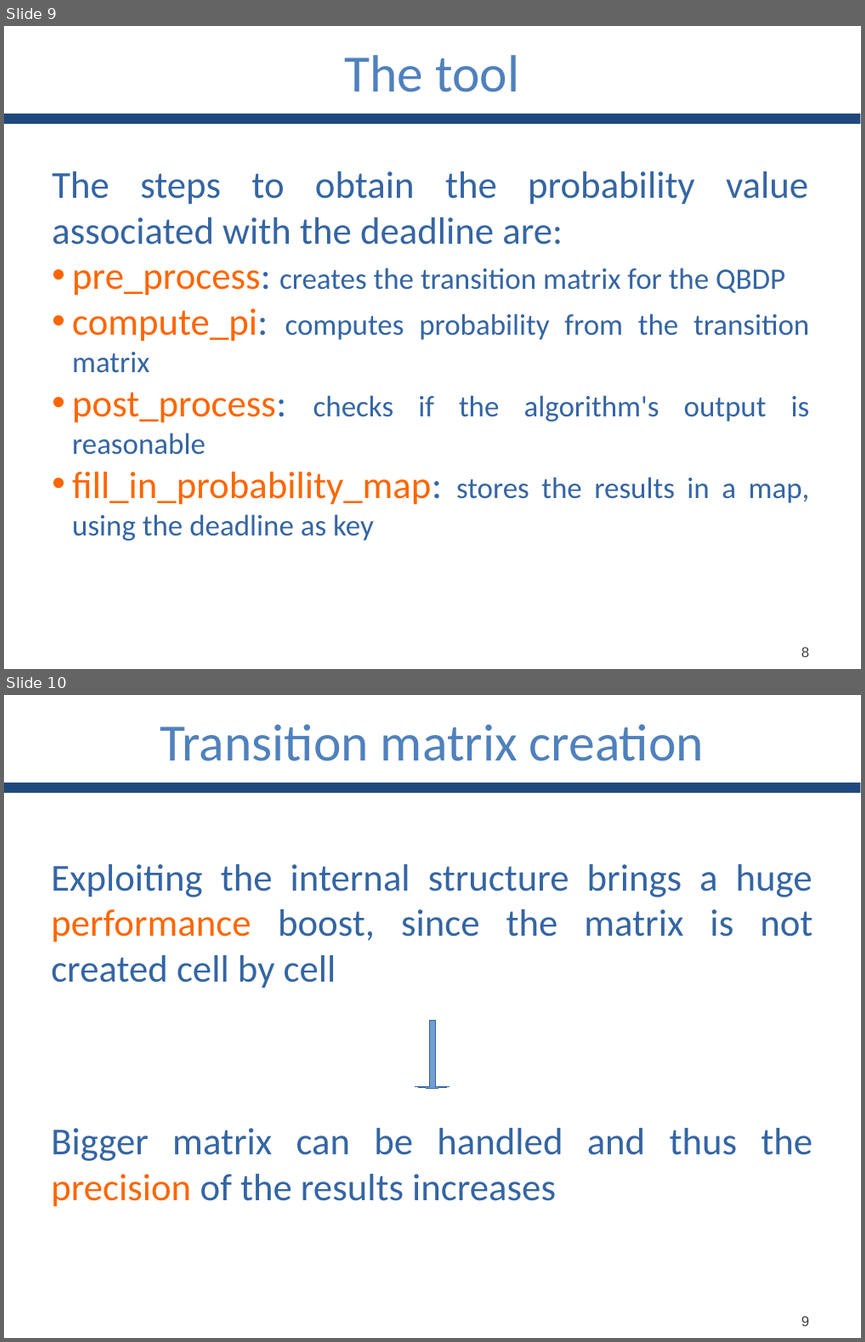
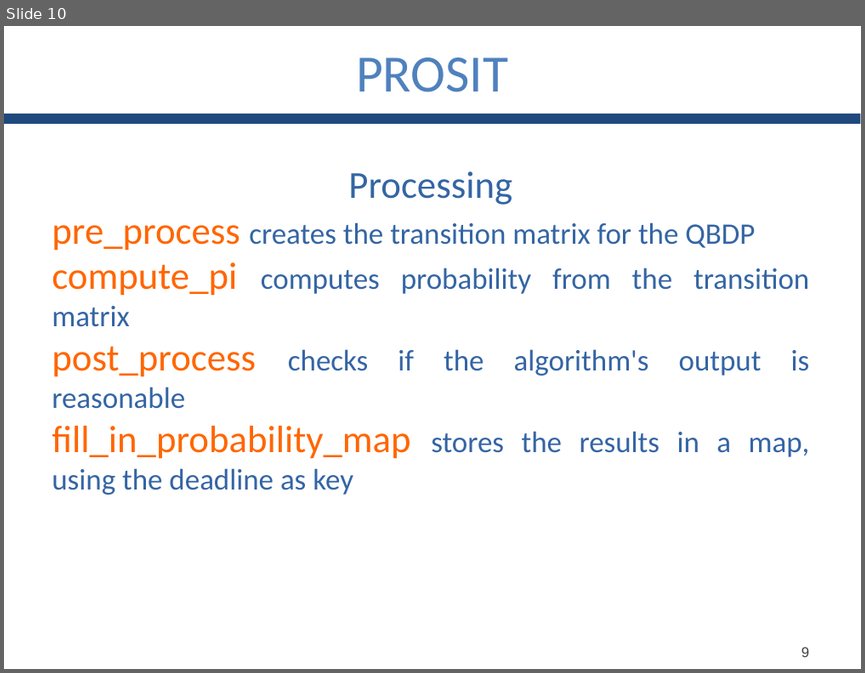
Before and after one commit to GianlucaBortoli/bachelorThesis, a slide deck: slides/slides.pptx. Shown one above the other, each under a label of ours: slides 9 and 10 before the commit, slide 10 after it. The pictures are 865x1342 and 865x673 pixels, drawn with LibreOffice and Linux fonts; fonts in the diff are those of the drawing. Boxes give left, top, right and bottom in pixels: in the first picture for what was removed or moved away, otherwise in the second. Text is boxed around its words. In the diff, an @@ line names an element or a change of style, - is before the commit and + after.

```diff
--- a/slides/slides.pptx
+++ b/slides/slides.pptx
@@ slide 10 removed at [4,695,861,1338], background #FFFFFF; not listed: 1 template element that a slide beside it also shows @@
@@ text removed at [160,724,704,761] @@
-Transition matrix creation
@@ text removed at [51,864,812,988] @@
-Exploiting the internal structure brings a huge performance boost, since the matrix is not created cell by cell
@@ down arrow removed at [415,1020,449,1089] @@
@@ text removed at [51,1128,812,1207] @@
-Bigger matrix can be handled and thus the precision of the results increases
@@ text removed at [801,1315,809,1326] @@
-9
@@ what was slide 9 is now slide 10 @@
@@ slide 10 changed as well @@
@@ text at [356,57,508,92]: text changed @@
-The tool
+PROSIT
@@ text at [52,171,810,494]: text changed @@
-The steps to obtain the probability value associated with the deadline are:
-• pre_process: creates the transition matrix for the QBDP
-• compute_pi: computes probability from the transition matrix
-• post_process: checks if the algorithm's output is reasonable
-• fill_in_probability_map: stores the results in a map, using the deadline as key
+Processing
+pre_process creates the transition matrix for the QBDP
+compute_pi computes probability from the transition matrix
+post_process checks if the algorithm's output is reasonable
+fill_in_probability_map stores the results in a map, using the deadline as key
@@ text at [801,646,809,657]: text changed @@
-8
+9
```
Also in this commit, not shown: 6 other slides changed, 4 slides added, 2 other slides removed.
